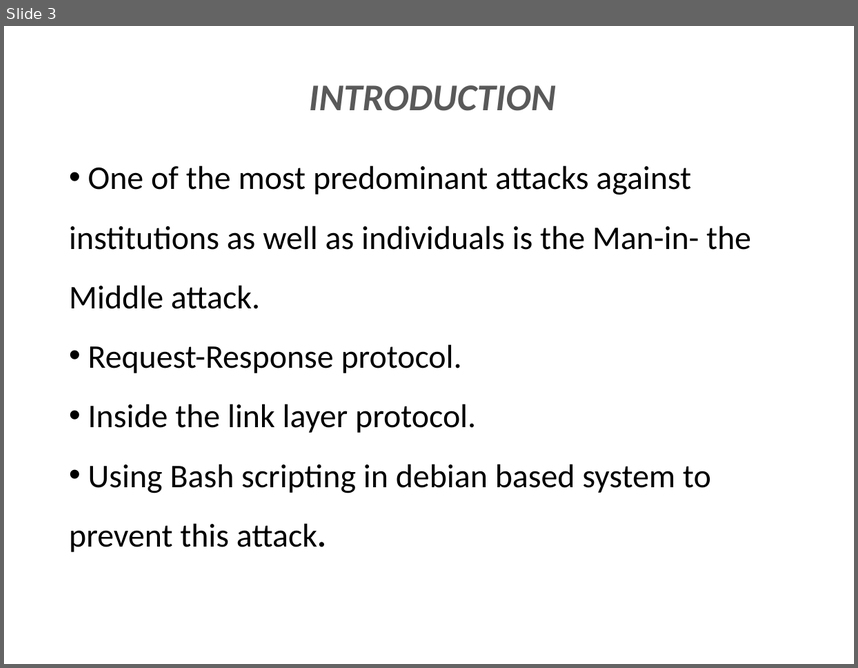
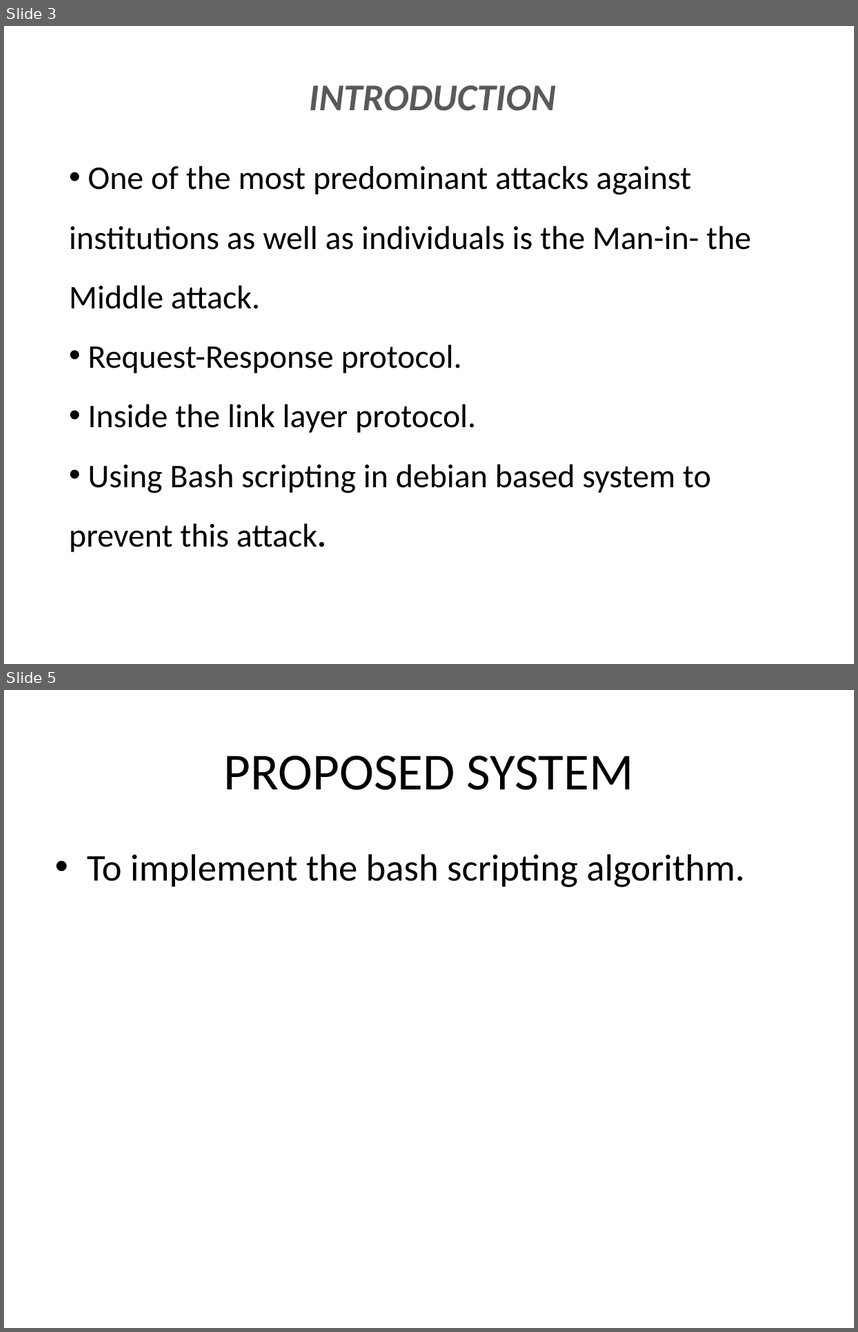
Before and after one commit to Musthafa2001/project-ppt, a slide deck: ARP SNIFFER IN OPEN WIFI.pptx. Shown one above the other, each under a label of ours: slide 3 before the commit, slides 3 and 5 after it; the slides between them are not shown. The pictures are 858x668 and 858x1332 pixels, drawn with LibreOffice and Linux fonts; fonts in the diff are those of the drawing. Boxes give left, top, right and bottom in pixels: in the first picture for what was removed or moved away, otherwise in the second. Text is boxed around its words. In the diff, an @@ line names an element or a change of style, - is before the commit and + after.

```diff
--- a/ARP SNIFFER IN OPEN WIFI.pptx
+++ b/ARP SNIFFER IN OPEN WIFI.pptx
@@ slide 5 added at [4,690,854,1328], background #FFFFFF @@
@@ title added at [224,756,634,790], 44 pt, text #000000 @@
+PROPOSED SYSTEM
@@ text added at [87,854,744,887], 32 pt, text #000000 @@
+• To implement the bash scripting algorithm.
```
Also in this commit, not shown: 1 slide changed, 1 other slide added, 1 slide removed.
